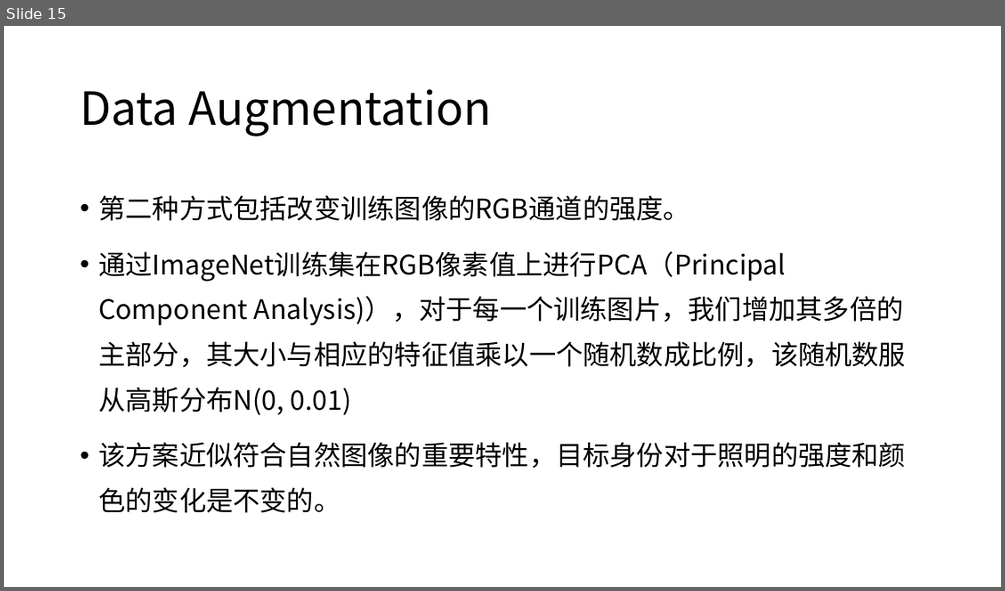
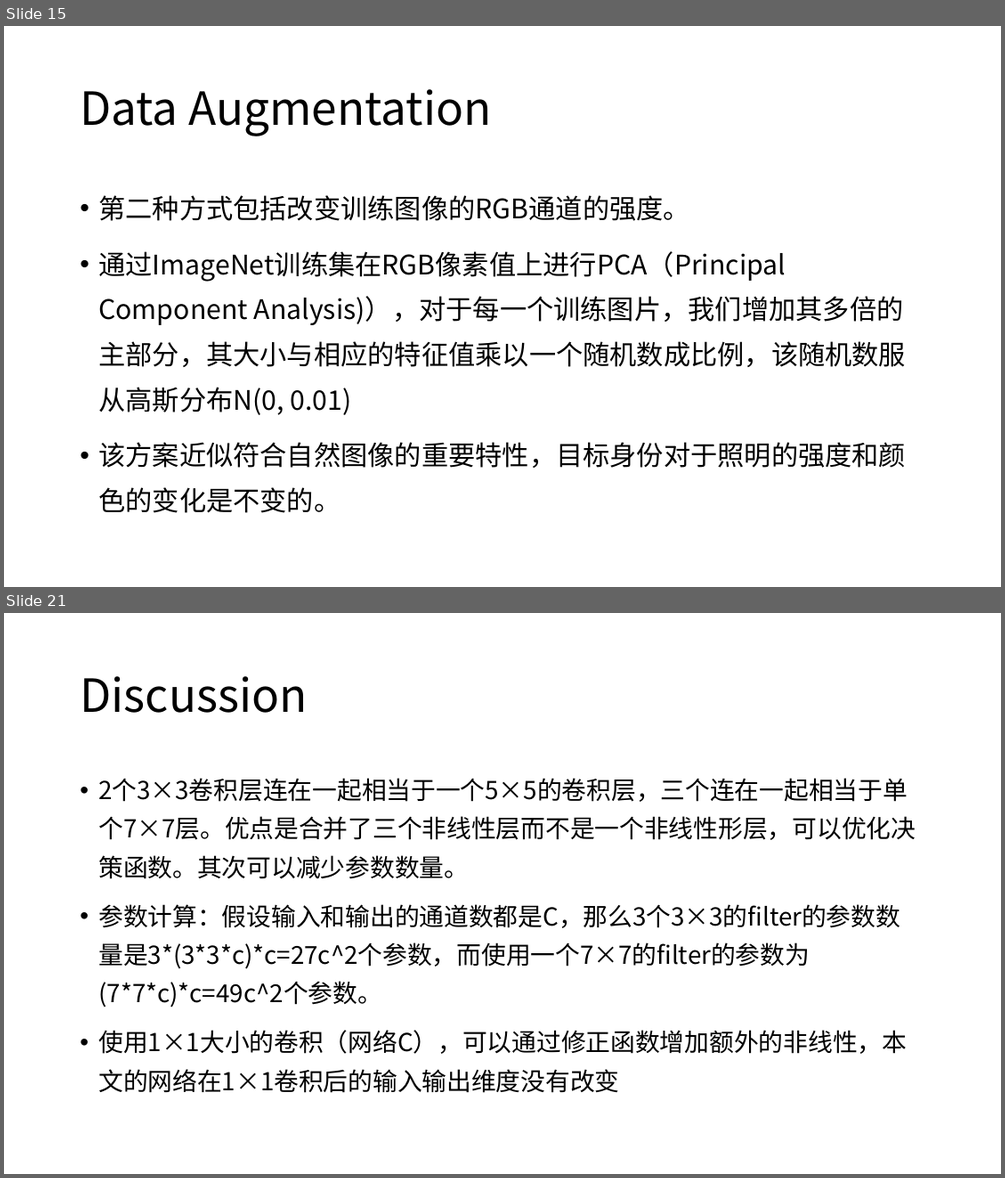
Before and after one commit to XianzhengWU/deeplearning_papernotes, a slide deck: 四篇论文笔记汇总.pptx. Shown one above the other, each under a label of ours: slide 15 before the commit, slides 15 and 21 after it; the slides between them are not shown. The pictures are 1005x591 and 1005x1178 pixels, drawn with LibreOffice and Linux fonts; fonts in the diff are those of the drawing. Boxes give left, top, right and bottom in pixels: in the first picture for what was removed or moved away, otherwise in the second. Text is boxed around its words. In the diff, an @@ line names an element or a change of style, - is before the commit and + after.

```diff
--- a/四篇论文笔记汇总.pptx
+++ b/四篇论文笔记汇总.pptx
@@ slide 21 added at (4,613,1001,1174), background #FFFFFF @@
@@ title added at (80,676,307,713), 44 pt, text #000000 @@
+Discussion
@@ text added at (98,778,915,1093), 23.8 pt, text #000000 @@
+• 2个3×3卷积层连在一起相当于一个5×5的卷积层，三个连在一起相当于单个7×7层。优点是合并了三个非线性层而不是一个非线性形层，可以优化决策函数。其次可以减少参数数量。
+• 参数计算：假设输入和输出的通道数都是C，那么3个3×3的filter的参数数量是3*(3*3*c)*c=27c^2个参数，而使用一个7×7的filter的参数为(7*7*c)*c=49c^2个参数。
+• 使用1×1大小的卷积（网络C），可以通过修正函数增加额外的非线性，本文的网络在1×1卷积后的输入输出维度没有改变
```
Also in this commit, not shown: 13 other slides added, 5 slides removed, 6 other files.
